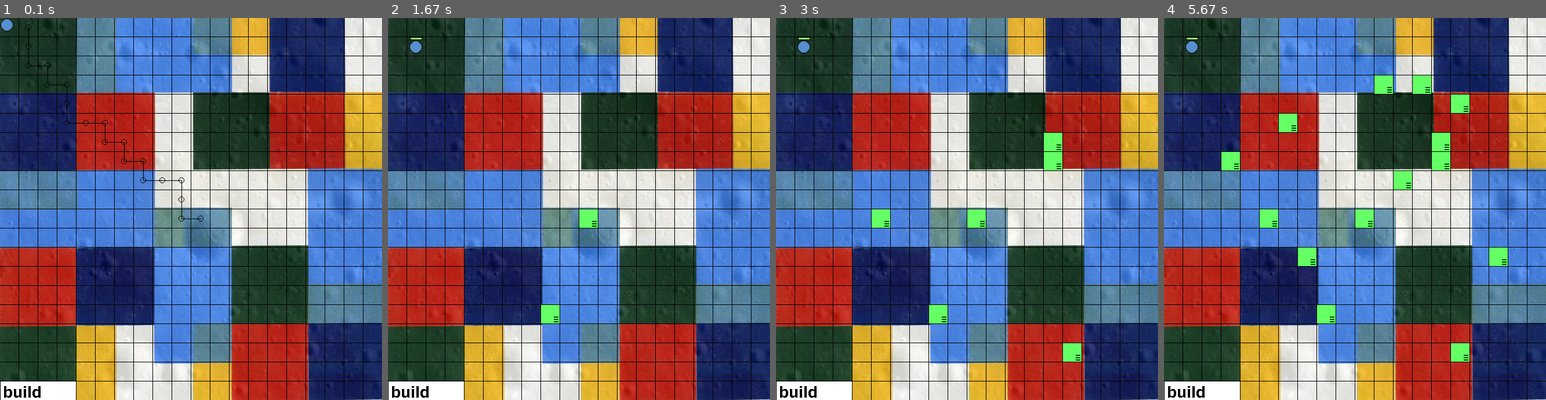
Above: before the commit, frames 1-4 (left to right).
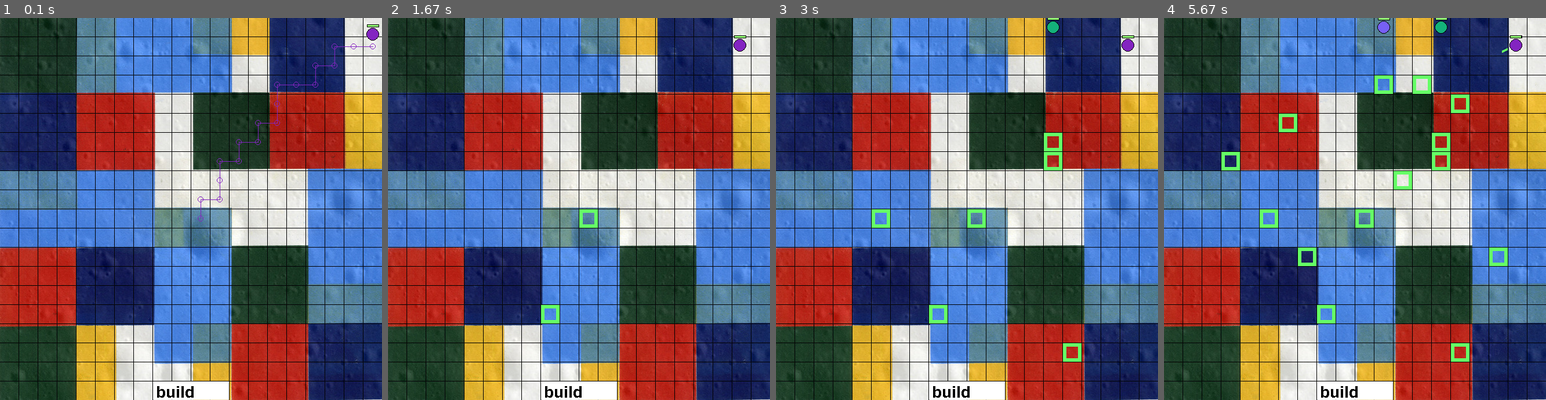
Above: after the commit, the same moments.

Repository: amstocker/TDgame
Game: pygame game, started from abstractTD/TD.py
Same seed, same stepped clock (60 frames per second), same inputs: the game is played once before the commit and once after it. The source is Python 2; it was converted automatically to run under Python 3.
Inputs (mouse positions are in pixels of both pictures, inside the frame that each line leads up to):
- Up to frame 1 (0.1 s): no input
- Up to frame 2 (1.67 s): click (579, 209) at 0.38 s; click "build" at 0.72 s; click "build" at 1.05 s; press the mouse at (579, 388) at 1.37 s; move the mouse to (563, 350) at 1.47 s; release the mouse at (548, 308) at 1.6 s
- Up to frame 3 (3 s): press the mouse at (967, 388) at 1.7 s; move the mouse to (1009, 266) at 1.8 s; release the mouse at (1047, 140) at 1.93 s; press the mouse at (967, 388) at 2.03 s; move the mouse to (921, 308) at 2.13 s; release the mouse at (871, 224) at 2.27 s; press the mouse at (967, 388) at 2.37 s; move the mouse to (1020, 369) at 2.47 s; release the mouse at (1073, 346) at 2.6 s; press the mouse at (967, 388) at 2.7 s; move the mouse to (1005, 273) at 2.8 s; release the mouse at (1047, 159) at 2.93 s
- Up to frame 4 (5.67 s): press the mouse at (1355, 388) at 3.03 s; move the mouse to (1404, 247) at 3.13 s; release the mouse at (1450, 102) at 3.27 s; press the mouse at (1355, 388) at 3.37 s; move the mouse to (1381, 281) at 3.47 s; release the mouse at (1408, 174) at 3.6 s; press the mouse at (1355, 388) at 3.7 s; move the mouse to (1324, 251) at 3.8 s; release the mouse at (1293, 113) at 3.93 s; press the mouse at (1355, 388) at 4.03 s; move the mouse to (1389, 235) at 4.13 s; release the mouse at (1427, 82) at 4.27 s; press the mouse at (1355, 388) at 4.37 s; move the mouse to (1423, 323) at 4.47 s; release the mouse at (1492, 254) at 4.6 s; press the mouse at (1355, 388) at 4.7 s; move the mouse to (1293, 270) at 4.8 s; release the mouse at (1228, 155) at 4.93 s; press the mouse at (1355, 388) at 5.03 s; move the mouse to (1332, 327) at 5.13 s; release the mouse at (1312, 262) at 5.27 s; press the mouse at (1355, 388) at 5.37 s; move the mouse to (1370, 239) at 5.47 s; release the mouse at (1385, 86) at 5.6 s

The runs differ from the first frame. In frame 1, 2.5% of the frame differs, in the area x 0-100%, y 0-100%; in frame 2, 2.3%; in frame 3, 2.8%; in frame 4, 3.7%, in the area x 0-94%, y 0-100%.

Commit message:
cosmetic changes...

Diff:
--- a/abstractTD/TD.py
+++ b/abstractTD/TD.py
@@ -8,11 +8,20 @@
         Core.__init__(self)
         self.menu = Menu(self.font2)
 
+        # tower data
         self.particles = []
         self.towers = []
+
+        # creep data
         self.creeps = []
         self.creep_path = Dijkstra(self.grid, (0,0), (10,10))
         self.nocreeps = True
+        self.creep_spawn_clock = pygame.time.Clock()
+        self.spawn_threshold = 0
+        self.spawn_frequency = 2000
+
+        # score
+        self.score = 0
 
     def mouseDown(self, button, pos):
         if button == 3:
@@ -25,7 +34,7 @@
                 node = self.grid.getNode(pos)
                 if self.grid.Grid[node] == 0:
                     self.grid.insert(node, 1)
-                    t = Tower(self.grid, pos, len(self.towers), 1000)
+                    t = Tower(self.grid, pos, 1000)
                     self.towers.append(t)
                     for c in self.creeps:
                         c.waypoints = Dijkstra(self.grid, self.grid.getNode(c.pos), (10,10))
@@ -37,26 +46,34 @@
 ##            node = self.grid.getNode(pos)
 ##            if self.grid.Grid[node] == 0:
 ##                self.grid.insert(node, 1)
-##                t = Tower(self.grid, pos, len(self.towers), 1000)
+##                t = Tower(self.grid, pos, 1000)
 ##                t.target = self.creeps[0]
 ##                self.towers.append(t)
 
 
     def update(self):
+        self.spawn_frequency = 2000-self.score
+        self.creep_spawn_clock.tick()
+        self.spawn_threshold += self.creep_spawn_clock.get_time()
         if self.menu.scrolling == True:
             self.menu.scroll()
         if self.nocreeps == True:
             self.nocreeps = False
-            C = Creep((randint(0,255), randint(0,255), randint(0,255)), 10, 6, 50)
-            C.waypoints = Dijkstra(self.grid, (0,0), (10,10))
-            self.creeps.append(C)
-        if len(self.creeps) == 0 and self.nocreeps == False:
+            # need to figure out a way when spawning multiple creeps, or when building,
+            # for how to easily keep a variable pathway but keep creeps on it at all times.
+            # i'm thinking that it would be possible to find the node clicked on for building,
+            # and just find the best pathing from eitherside of it and then slice everything together.
+            self.spawnRandomCreep()
+        elif self.spawn_threshold > self.spawn_frequency:
+            self.spawn_threshold = 0
+            self.spawnRandomCreep()
+        if len(self.creeps) == 0:
             self.nocreeps = True
         if self.nocreeps == False:
             for t in self.towers:
                 t.target = self.creeps[0]
             for c in self.creeps:
-                c.update(self.grid, self.creeps, self.particles)
+                c.update(self.grid, self.creeps, self.particles, self.score)
         for t in self.towers:
             t.update(self.particles, self.creeps)
         for p in self.particles:
@@ -64,10 +81,10 @@
 
     def draw(self):
         self.screen.blit(self.background, (0,0))
+        for t in self.towers:
+            t.render(self.screen)
         for c in self.creeps:
             c.render(self.screen, self.grid)
-        for t in self.towers:
-            t.render(self.screen, self.grid)
         for p in self.particles:
             p.render(self.screen)
         self.menu.render(self.screen)
--- a/abstractTD/core/classes.py
+++ b/abstractTD/core/classes.py
@@ -10,9 +10,10 @@
     return vec2d(int(v[0]), int(v[1]))
 
 # colors
-# frost tower: 102 254 236
-# fire tower: 235 52 82
-# laser tower: 91 52 235
+# default tower: (101,255,102)
+# frost tower: (102,254,236)
+# fire tower: (235,52,82)
+# laser tower: (91,52,235)
 
 
 # --- MENU CLASSES ---
@@ -29,11 +30,18 @@
         self.extended = False
         self.h = 627
 
+        self.surface = pygame.Surface((131,131))
+        self.surface.set_alpha(175)
+        self.surface.convert()
+        self.surface.fill((255,255,255))
+
+        self.xoffset = 264
+
     def getClick(self, pos):
-        if self.extended == False and 132 >= pos[0] >= 0 and 659 >= pos[1] >= self.h-2: #625:
+        if self.extended == False and 132+self.xoffset >= pos[0] >= 0+self.xoffset and 659 >= pos[1] >= self.h-2: #625
             self.scrolling = True
             return True
-        elif self.extended == True and 132 >= pos[0] >= 0 and 659 >= pos[1] >= self.h-2: #527:
+        elif self.extended == True and 132+self.xoffset >= pos[0] >= 0+self.xoffset and 659 >= pos[1] >= self.h-2: #527
             self.scrolling = True
             return True
         else:
@@ -58,13 +66,22 @@
         self.h = 627-self.scroll_pos
 
     def render(self, screen):
-        rect = [1, self.h, 130, 131]
-        rect_outline = [0, self.h-1, 131, 132]
-        pygame.draw.rect(screen, (0,0,0), rect_outline)
-        pygame.draw.rect(screen, (255,255,255), rect)
-        rect_overlap = [1, 627, 130, 31]
+        rect_outline = [0+self.xoffset, self.h-1, 132, 132]
+        pygame.draw.rect(screen, (0,0,0), rect_outline, 1)
+        screen.blit(self.surface, (0+self.xoffset,self.h))
+        # menu items:
+        rect1 = [2+self.xoffset, self.h+2, 28, 28]
+        rect2 = [35+self.xoffset, self.h+2, 28, 28]
+        rect3 = [68+self.xoffset, self.h+2, 28, 28]
+        rect4 = [101+self.xoffset, self.h+2, 28, 28]
+        pygame.draw.rect(screen, (101,255,102), rect1)
+        pygame.draw.rect(screen, (102,254,236), rect2)
+        pygame.draw.rect(screen, (235,52,82), rect3)
+        pygame.draw.rect(screen, (91,52,235), rect4)
+        # draw overlap for smooth scrolling
+        rect_overlap = [0+self.xoffset, 627, 131, 31]
         pygame.draw.rect(screen, (255,255,255), rect_overlap)
-        screen.blit(self.menutext, (5, 629))
+        screen.blit(self.menutext, (5+self.xoffset, 629))
 
 
 
@@ -81,8 +98,9 @@
         self.waypoints = []
         self.slowed = False
 
-    def update(self, grid, creeps, particles_list):
+    def update(self, grid, creeps, particles_list, score):
         if self.hp <= 0:
+            score += 1
             creeps.remove(self)
             for p in xrange(20):
                 rdir = vec2d(uniform(-5,5), uniform(-5,5))
@@ -103,9 +121,9 @@
 
     def render(self, screen, grid):
         for i in xrange(len(self.waypoints)):
-            pygame.draw.circle(screen, (0,0,0), grid.getCoordinate(self.waypoints[i]), 5, 1)
+            pygame.draw.circle(screen, self.color, grid.getCoordinate(self.waypoints[i]), 5, 1)
             if i+1 < len(self.waypoints):
-                pygame.draw.line(screen, (0,0,0), grid.getCoordinate(self.waypoints[i]), \
+                pygame.draw.line(screen, self.color, grid.getCoordinate(self.waypoints[i]), \
                                  grid.getCoordinate(self.waypoints[i+1]), 1)
         pygame.draw.circle(screen, (0,0,0), intvec(self.pos), int(self.r)+1)
         pygame.draw.circle(screen, self.color, intvec(self.pos), int(self.r))
@@ -121,7 +139,7 @@
 # --- TOWER CLASSES ---
 
 class Tower:
-    def __init__(self, grid, pos, timer_id, freq):
+    def __init__(self, grid, pos, freq):
         self.node = grid.getNode(pos)
         self.pos = grid.getCoordinate(self.node)
 
@@ -132,19 +150,22 @@
 
         self.target = 0
         self.color = (101,255,102)
-        self.upgrade = 3
         self.range = 200
+        self.projectile_size = 3
+
+        self.rect = [self.pos[0]-grid.dx/2, self.pos[1]-grid.dy/2, grid.dx-1, grid.dy-1]
 
     def update(self, particles_list, creeps):
         self.clock.tick()
         self.threshold += self.clock.get_time()
-        # if there is no threshold here, it makes like a cool laser effect with lots of particles
+        # if there is no threshold here, it makes like a cool laser effect with lots of particles,
+        # perhaps use with slight randint variation in a cool blue/purple color?
         if self.threshold > self.freq:
             self.threshold = 0
             if self.target in creeps:
                 d = self.target.pos - self.pos
                 if d.length <= self.range:
-                    p = Projectile(self.pos, self.target, self.upgrade)
+                    p = Projectile(self.pos, self.target, self.projectile_size)
                     p.vel = 10
                     p.color = self.color
                     particles_list.append(p)
@@ -152,12 +173,8 @@
             else:
                 self.target = 0
 
-    def render(self, screen, grid):
-        c = self.pos
-        rect = [c[0]-grid.dx/2, c[1]-grid.dy/2, grid.dx-1, grid.dy-1]
-        pygame.draw.rect(screen, self.color, rect)
-        for i in xrange(self.upgrade):
-            pygame.draw.line(screen, (0,75,0), (c[0]+6, c[1]+12-4*i), (c[0]+13, c[1]+12-4*i), 2)
+    def render(self, screen):
+        pygame.draw.rect(screen, self.color, self.rect, 6)
 
 
 
@@ -169,7 +186,7 @@
         self.color = (0,0,0)
         self.pos = vec2d(0,0)
         self.vel = vec2d(0,0)
-        self.life = 10
+        self.life = 50
 
     def update(self, particles, creeps):
         self.pos += self.vel
@@ -178,7 +195,7 @@
             particles.remove(self)
 
     def render(self, screen):
-        pygame.draw.circle(screen, self.color, (int(self.pos[0]-1),int(self.pos[1]-1)), 2)
+        pygame.draw.circle(screen, self.color, (int(self.pos[0]-1),int(self.pos[1]-1)), 3)
 
 
 class Projectile:
@@ -350,10 +367,10 @@
         # init grid
         self.grid = Grid(20, 20, (self.w+1,self.h+1))
         # set grid where menu is to be occupied
-        self.grid.Grid[(0,19)] = 1
-        self.grid.Grid[(1,19)] = 1
-        self.grid.Grid[(2,19)] = 1
-        self.grid.Grid[(3,19)] = 1
+        self.grid.Grid[(8,19)] = 1
+        self.grid.Grid[(9,19)] = 1
+        self.grid.Grid[(10,19)] = 1
+        self.grid.Grid[(11,19)] = 1
         # pre-render numbers
         self.font = pygame.font.SysFont('Helvetica', 14, bold=False, italic=False)
         self.font2 = pygame.font.SysFont('Helvetica', 28, bold=True, italic=False)
@@ -362,6 +379,13 @@
             f = self.font.render(str(i), False, (0,0,0))
             self.rendered_numbers.append(f)
 
+    def spawnRandomCreep(self):
+        C = Creep((randint(0,255), randint(0,255), randint(0,255)), 10, 4, 20)
+        pos = (randint(0,19),0)
+        C.pos = self.grid.getCoordinate(pos)
+        C.waypoints = Dijkstra(self.grid, pos, (10,10))
+        self.creeps.append(C)
+
     def keyDown(self, key):
         pass
 
